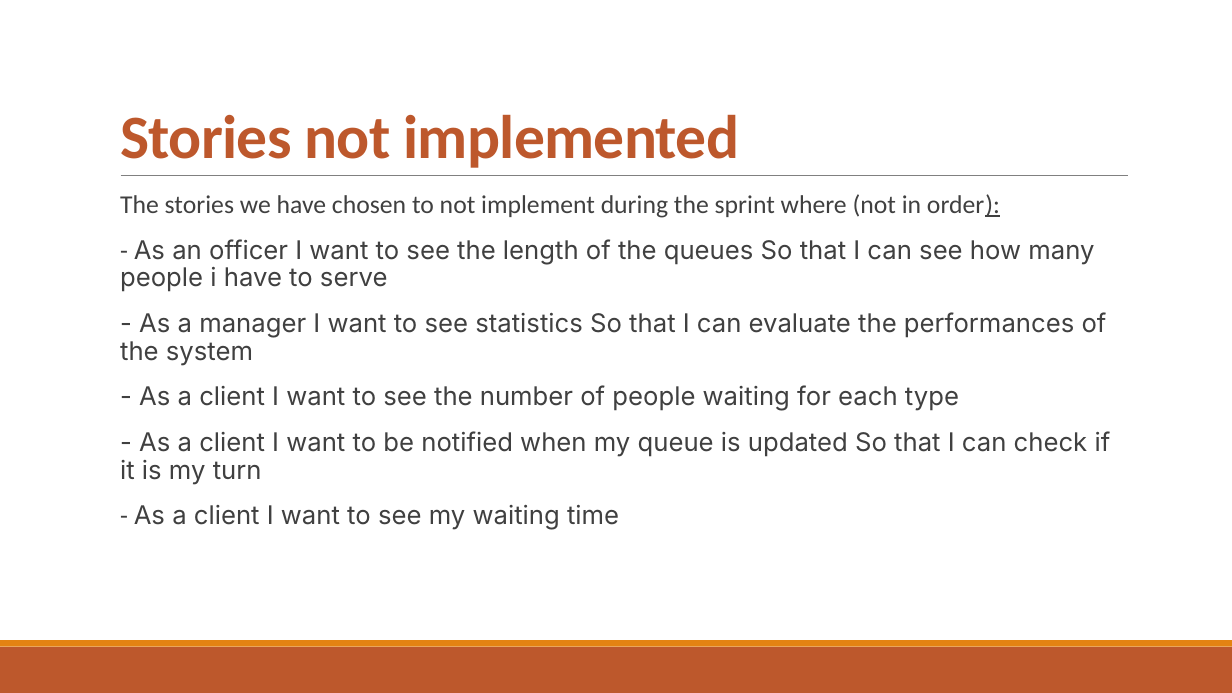
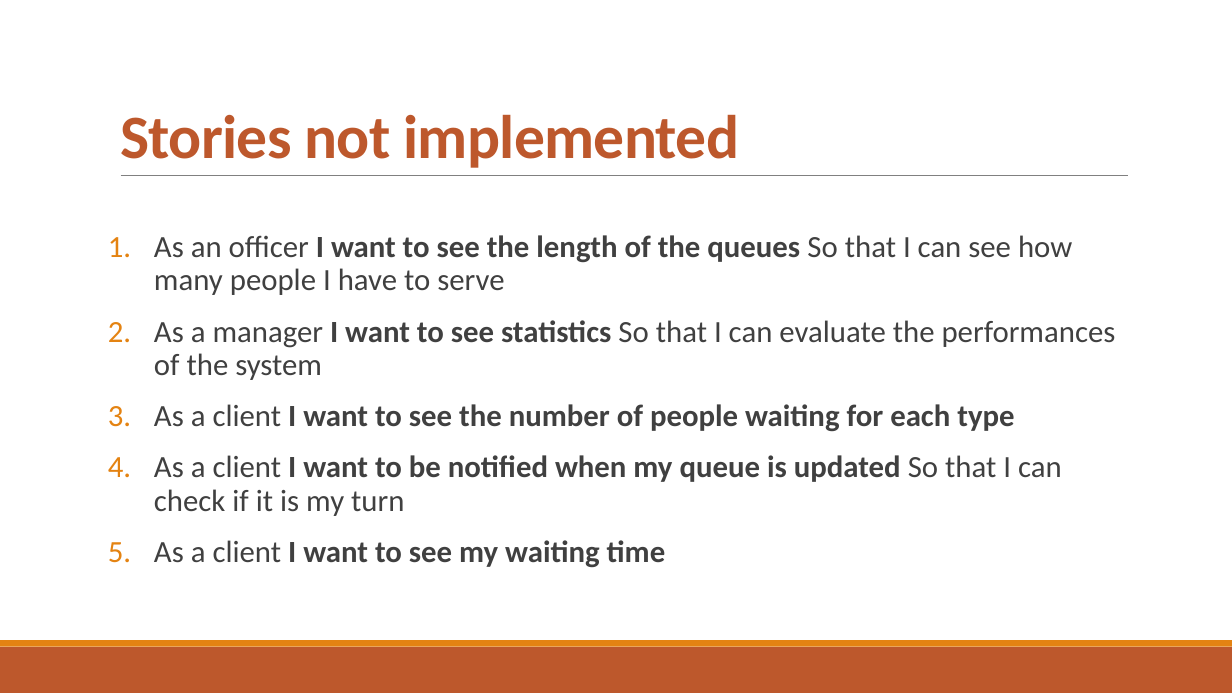
Before and after one commit to djemar/se2021-04-OfficeQueueManager, a slide deck: slide 3 of PresentationW1.pptx. Drawn at 1232x693 pixels with LibreOffice and Linux fonts; fonts in the diff are those of the drawing. Boxes give left, top, right and bottom in pixels: in the first picture for what was removed or moved away, otherwise in the second. Text is boxed around its words. In the diff, an @@ line names an element or a change of style, - is before the commit and + after.

```diff
--- a/PresentationW1.pptx
+++ b/PresentationW1.pptx
@@ text at <box>154,235,1116,567</box>: text changed; size 20 to 24 pt; font Inter to Calibri @@
-  The stories we have chosen to not implement during the sprint where (not in order):
-  - As an officer I want to see the length of the queues So that I can see how many people i have to serve
-  - As a manager I want to see statistics So that I can evaluate the performances of the system
-  - As a client I want to see the number of people waiting for each type
-  - As a client I want to be notified when my queue is updated So that I can check if it is my turn
-  - As a client I want to see my waiting time
+1. As an officer I want to see the length of the queues So that I can see how many people I have to serve
+2. As a manager I want to see statistics So that I can evaluate the performances of the system
+3. As a client I want to see the number of people waiting for each type
+4. As a client I want to be notified when my queue is updated So that I can check if it is my turn
+5. As a client I want to see my waiting time
```
Also in this commit, not shown: 9 other slides changed.
